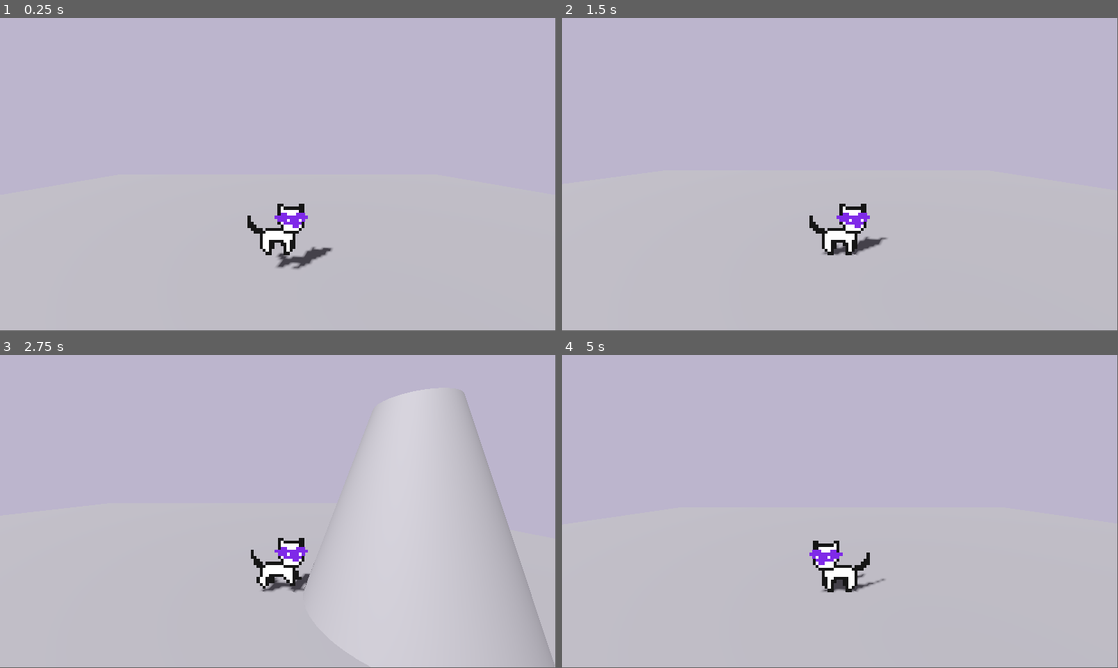
Above: before the commit, frames 1-4 (two rows, left to right).
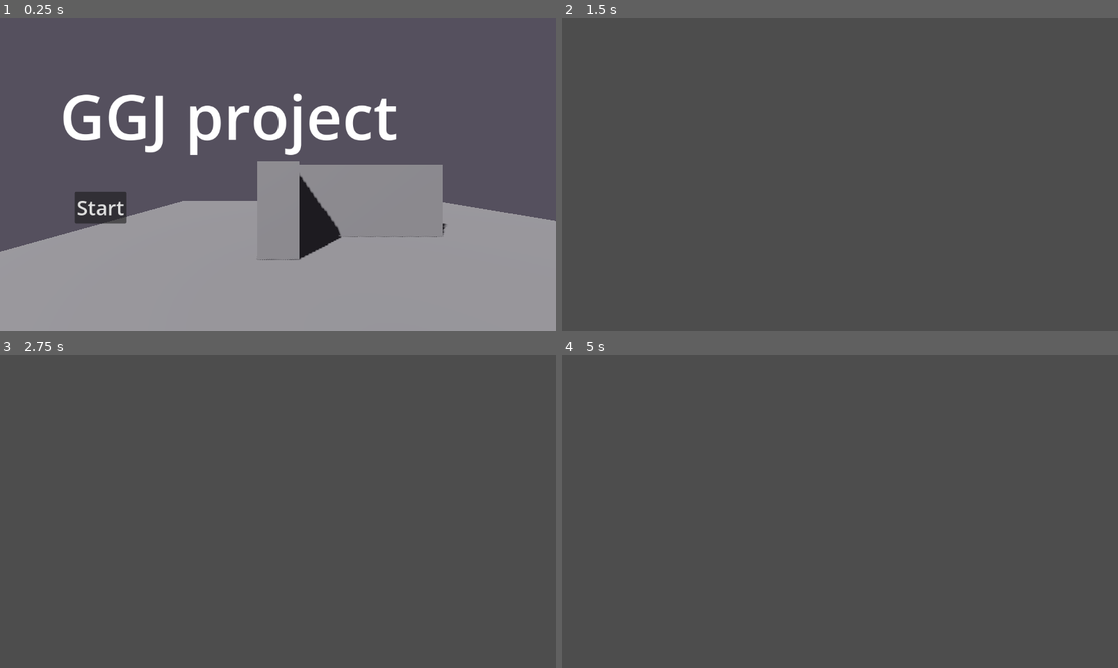
Above: after the commit, the same moments.

Repository: stamatinaspyratos-debug/ggj2025
Game: Godot game, scene res://scene/outside.tscn
Same seed, same stepped clock (60 frames per second), same inputs: the game is played once before the commit and once after it. Before the commit the project starts from res://scene/area.tscn.
Inputs (mouse positions are in pixels of both pictures, inside the frame that each line leads up to):
- Up to frame 1 (0.25 s): no input
- Up to frame 2 (1.5 s): click (662, 205) at 0.5 s, where only the run after the commit has a clickable "Start"; tap Enter (ui_accept) at 1.25, 1.35 s; hold Right (ui_right) from 1.28 s (still down)
- Up to frame 3 (2.75 s): tap Enter (ui_accept) at 1.52, 1.82, 2.1, 2.27, 2.57 s; release Right (ui_right) at 2.03 s; hold Down (ui_down) from 2.03 s (still down)
- Up to frame 4 (5 s): release Down (ui_down) at 2.78 s; hold Right (ui_right) 2.78-3.53 s; tap Enter (ui_accept) at 2.85, 3.6, 3.77, 4.07, 4.35, 4.52, 4.82 s; hold Up (ui_up) 3.53-4.28 s; hold Left (ui_left) from 4.28 s (still down)
In our replay, the window is 799x449 before the commit and 800x450 after it. These sizes can differ from the game's own. Grey fills any space a smaller window leaves; there, only what the larger window draws over its background counts as a difference.

The runs differ from the first frame. In frame 1, 99% of the frame differs, in the area x 0-100%, y 0-100%; in frame 2, 100%; in frame 3, 100%; in frame 4, 100%.

Commit message:
stuff i did

Diff:
--- a/code/area.gd
+++ b/code/area.gd
@@ -1,6 +1,17 @@
 extends Node3D
 
 @export var player_scene: PackedScene
+@export var in_title: bool = false
 
 func _ready() -> void:
+	if in_title:
+		$TitleScreen.show()
+	else: add_player()
+
+func title_dismiss():
+	$TitleScreen.hide()
+	$TitleScreen/Camera3D.current = false
+	add_player()
+
+func add_player():
 	add_child(player_scene.instantiate())
--- /dev/null
+++ b/code/game.gd
@@ -0,0 +1,3 @@
+extends Node
+
+var Player: CharacterBody3D
--- a/code/player.gd
+++ b/code/player.gd
@@ -8,6 +8,7 @@
 var direction: Vector3
 var state = IDLE
 enum {IDLE, WALK, STOP}
+@export_enum("Normal", "Fly") var moveset = "Normal"
 
 func _physics_process(delta: float) -> void:
 	# Add the gravity.
@@ -15,11 +16,10 @@
 		velocity += get_gravity() * delta
 
 	# Handle jump.
-	#if Input.is_action_just_pressed("ui_accept") and is_on_floor():
-		#velocity.y = JUMP_VELOCITY
+	if Input.is_action_just_pressed("ui_accept") and is_on_floor():
+		velocity.y = JUMP_VELOCITY
 
 	# Get the input direction and handle the movement/deceleration.
-	# As good practice, you should replace UI actions with custom gameplay actions.
 	var input_dir := Input.get_vector("ui_left", "ui_right", "ui_up", "ui_down")
 	direction = (transform.basis * Vector3(input_dir.x, 0, input_dir.y)).normalized()
 	if direction:
@@ -41,10 +41,6 @@
 		WALK:
 			sprite_base.play()
 			$SpriteBase.flip_h = direction.x < 0
-			if direction.z >= 0:
-				sprite_mask.position.z = abs(sprite_mask.position.z)
-			elif direction.z < 0:
-				sprite_mask.position.z = -abs(sprite_mask.position.z)
 		IDLE:
 			sprite_base.stop()
 			sprite_base.frame = 0
--- a/project.godot
+++ b/project.godot
@@ -13,7 +13,12 @@
 config/name="GGJ2026"
 run/main_scene="uid://0imqwns5jagj"
 config/features=PackedStringArray("4.6", "Mobile")
+run/max_fps=60
 config/icon="uid://lyovofj4id71"
+
+[display]
+
+window/stretch/mode="viewport"
 
 [physics]
 
--- a/scene/area.tscn
+++ /dev/null
@@ -1,39 +0,0 @@
-[gd_scene format=3 uid="uid://0imqwns5jagj"]
-
-[ext_resource type="Script" uid="uid://dju5584rlvcyp" path="res://code/area.gd" id="1_w6mri"]
-[ext_resource type="PackedScene" uid="uid://0hvhunsovnt5" path="res://scene/player.tscn" id="2_gwvtk"]
-
-[sub_resource type="BoxMesh" id="BoxMesh_ekwa0"]
-size = Vector3(25, 0.455, 25)
-
-[sub_resource type="CylinderMesh" id="CylinderMesh_w6mri"]
-bottom_radius = 1.471
-height = 2.971
-
-[sub_resource type="Environment" id="Environment_w6mri"]
-background_mode = 1
-background_color = Color(0.36932606, 0.35426348, 0.40127409, 1)
-background_energy_multiplier = 2.0
-ambient_light_color = Color(0.88742435, 0.87268245, 0.8849515, 1)
-
-[node name="Area" type="Node3D" unique_id=33148205]
-script = ExtResource("1_w6mri")
-player_scene = ExtResource("2_gwvtk")
-
-[node name="Ground" type="CSGMesh3D" parent="." unique_id=358375328]
-transform = Transform3D(1, 0, 0, 0, 1, 0, 0, 0, 1, 0, -1.3204099, 0)
-use_collision = true
-mesh = SubResource("BoxMesh_ekwa0")
-
-[node name="CSGMesh3D" type="CSGMesh3D" parent="." unique_id=155265995]
-transform = Transform3D(1, 0, 0, 0, 1, 0, 0, 0, 1, 5.170672, 0.24010253, 3.6103935)
-use_collision = true
-mesh = SubResource("CylinderMesh_w6mri")
-
-[node name="WorldEnvironment" type="WorldEnvironment" parent="." unique_id=1495249303]
-environment = SubResource("Environment_w6mri")
-
-[node name="DirectionalLight3D" type="DirectionalLight3D" parent="." unique_id=1904993359]
-transform = Transform3D(0.8704466, 0.09441025, -0.48312464, 0.30995506, 0.6573392, 0.68690103, 0.38242725, -0.7476577, 0.54291576, 0.34567875, 15.468761, -0.68418026)
-shadow_enabled = true
-shadow_blur = 0.5
--- /dev/null
+++ b/scene/outside.tscn
@@ -0,0 +1,65 @@
+[gd_scene format=3 uid="uid://0imqwns5jagj"]
+
+[ext_resource type="Script" uid="uid://dju5584rlvcyp" path="res://code/area.gd" id="1_bspfs"]
+[ext_resource type="PackedScene" uid="uid://0hvhunsovnt5" path="res://scene/player.tscn" id="2_arvm7"]
+
+[sub_resource type="BoxMesh" id="BoxMesh_ekwa0"]
+size = Vector3(25, 0.455, 25)
+
+[sub_resource type="Environment" id="Environment_w6mri"]
+background_mode = 1
+background_color = Color(0.16650787, 0.15691227, 0.18359542, 1)
+background_energy_multiplier = 2.0
+ambient_light_color = Color(0.88742435, 0.87268245, 0.8849515, 1)
+
+[sub_resource type="Theme" id="Theme_bspfs"]
+Button/font_sizes/font_size = 42
+
+[node name="Outside" type="Node3D" unique_id=33148205]
+script = ExtResource("1_bspfs")
+player_scene = ExtResource("2_arvm7")
+in_title = true
+
+[node name="Ground" type="CSGMesh3D" parent="." unique_id=358375328]
+transform = Transform3D(1, 0, 0, 0, 1, 0, 0, 0, 1, 0, -1.3204099, 0)
+use_collision = true
+mesh = SubResource("BoxMesh_ekwa0")
+
+[node name="WorldEnvironment" type="WorldEnvironment" parent="." unique_id=1495249303]
+environment = SubResource("Environment_w6mri")
+
+[node name="DirectionalLight3D" type="DirectionalLight3D" parent="." unique_id=1904993359]
+transform = Transform3D(0.8704466, 0.09441025, -0.48312464, 0.30995506, 0.6573392, 0.68690103, 0.38242725, -0.7476577, 0.54291576, 0.34567875, 15.468761, -0.68418026)
+shadow_enabled = true
+shadow_blur = 0.5
+
+[node name="CSGBox3D" type="CSGBox3D" parent="." unique_id=718119152]
+transform = Transform3D(1, 0, 0, 0, 1, 0, 0, 0, 1, 0.08300781, 0.31249332, -1.1943581)
+size = Vector3(7.3632813, 3.1635742, 1)
+
+[node name="CSGBox3D2" type="CSGBox3D" parent="." unique_id=1337962626]
+transform = Transform3D(1, 0, 0, 0, 1, 0, 0, 0, 1, -3.1109982, 0.31288362, 0.2910745)
+size = Vector3(1.2758789, 3.1635742, 2.6605835)
+
+[node name="TitleScreen" type="CanvasLayer" parent="." unique_id=587445091]
+
+[node name="Title" type="Label" parent="TitleScreen" unique_id=1051452746]
+offset_left = 124.0
+offset_top = 115.0
+offset_right = 824.0
+offset_bottom = 291.0
+theme_override_font_sizes/font_size = 129
+text = "GGJ project"
+
+[node name="Button" type="Button" parent="TitleScreen" unique_id=990141638]
+offset_left = 155.0
+offset_top = 359.0
+offset_right = 262.0
+offset_bottom = 425.0
+theme = SubResource("Theme_bspfs")
+text = "Start"
+
+[node name="Camera3D" type="Camera3D" parent="TitleScreen" unique_id=1498984743]
+transform = Transform3D(1, 0, 0, 0, 1, 0, 0, 0, 1, -3.1247473, 1.5034323, 7.8440447)
+
+[connection signal="pressed" from="TitleScreen/Button" to="." method="title_dismiss"]
--- a/scene/player.tscn
+++ b/scene/player.tscn
@@ -73,6 +73,8 @@
 sprite_frames = SubResource("SpriteFrames_34jf3")
 animation = &"1"
 autoplay = "1"
+frame = 1
+frame_progress = 0.5360786
 script = ExtResource("4_ct4mp")
 synced_properties = Array[String](["flip_h", "animation", "frame"])
 
Not shown, added: code/game.gd.uid
